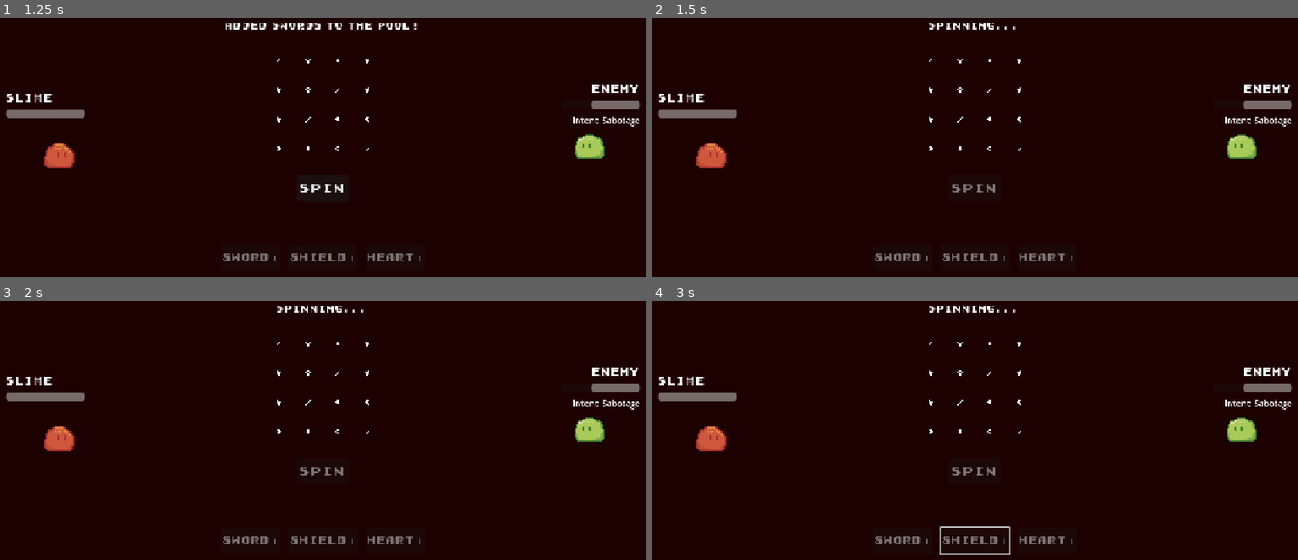
Above: before the commit, frames 1-4 (two rows, left to right).
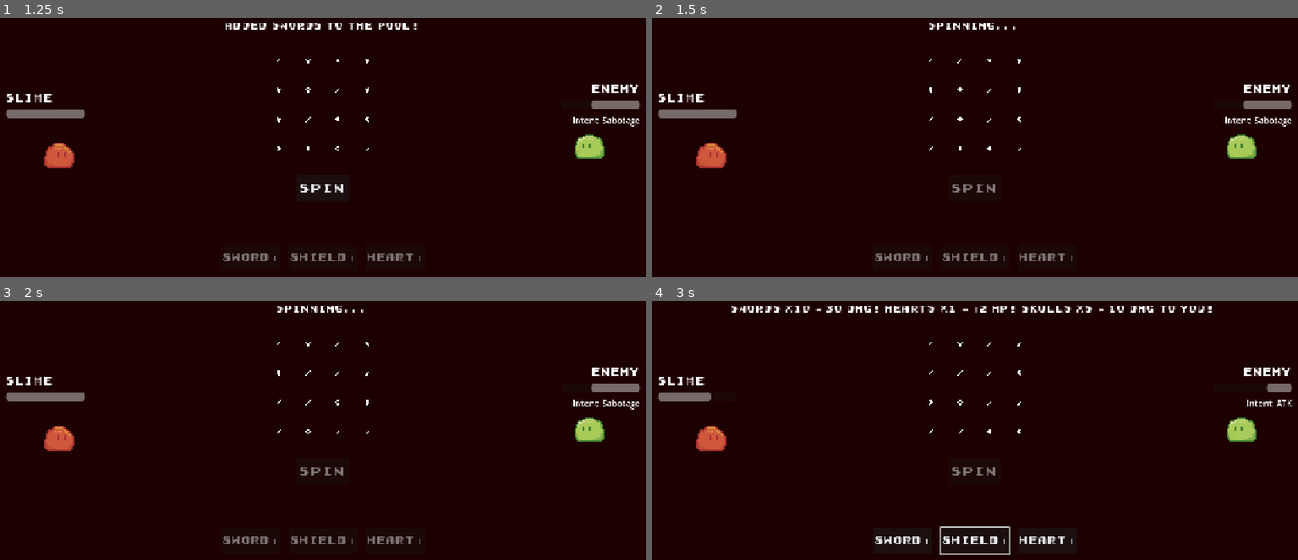
Above: after the commit, the same moments.

Repository: Tortiz-CSUF/slotchi
Game: Godot game, scene res://scenes/battle_arena.tscn
The game is run twice, just before and just after one commit, with the same random seed, the same clock (stepped at 60 frames per second) and the same inputs. The project has no main scene, so this scene is started directly.
Inputs:
- Up to frame 1 (1.25 s): click "Sword+" at 0.5 s
- Up to frame 2 (1.5 s): click "SPIN" at 1.25 s
- Up to frame 3 (2 s): no input
- Up to frame 4 (3 s): tap Enter (ui_accept) at 2, 2.27, 2.75 s; hold Right (ui_right) 2.03-2.78 s; hold Down (ui_down) from 2.78 s (still down)

Frame 1 is identical in both runs. In frame 2, less than 0.1% of the frame differs, in the area x 42-57%, y 15-52%; in frame 3, less than 0.1%; in frame 4, 2.0%, in the area x 8-100%, y 1-94%.

Commit message:
slotchi_Interim_11

Diff:
--- a/scripts/BattleArena.gd
+++ b/scripts/BattleArena.gd
@@ -92,8 +92,23 @@
 	_randomize_grid()
 
 
-
-
+func _process(delta: float) -> void:
+	if not is_spinning:
+		return
+
+	# Randomize grid for spin visual
+	spin_tick += delta
+	if spin_tick >= spin_interval:
+		spin_tick = 0.0
+		_randomize_grid()
+
+	# end spin "slot stop payout"
+	spin_timer += delta
+	if spin_timer >= spin_duration:
+		is_spinning = false
+		_finalize_spin()
+
+### Helpers
 
 ## resets symbol pool
 func _reset_pool() -> void:
@@ -138,6 +153,8 @@
 
 
 	## starts slot machine spin
+
+
 func _on_spin_pressed() -> void:
 	if is_spinning or not card_selected or battle_over:
 		return
